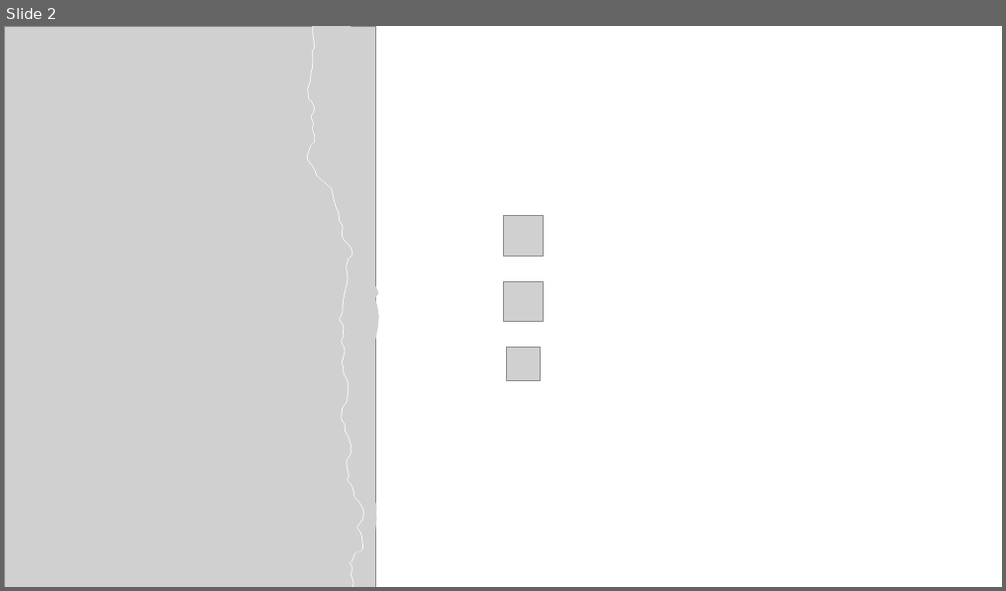
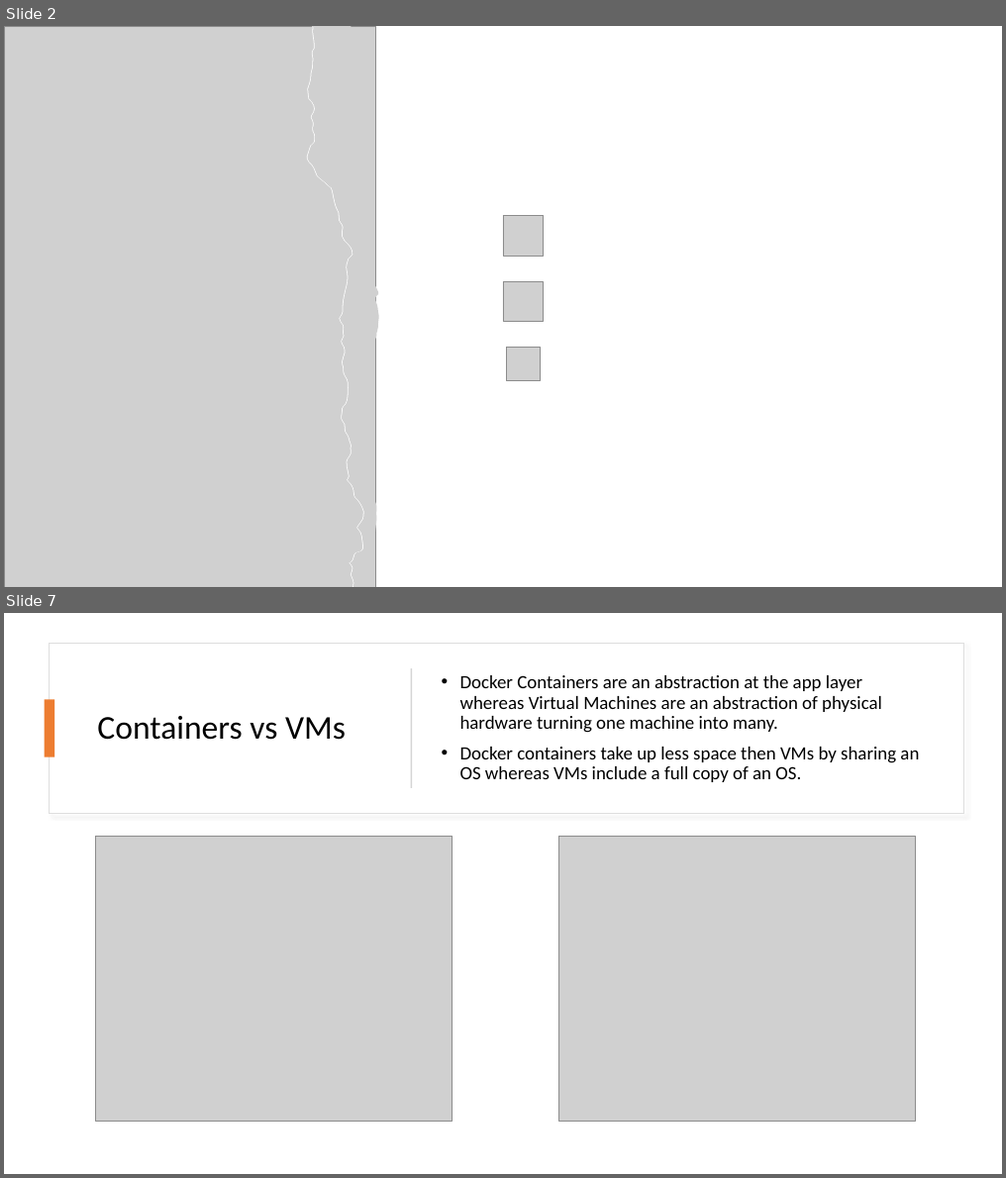
Before and after one commit to dvdmrk/DockerPresentation, a slide deck: Slides/DockerPresentation.pptx. Shown one above the other, each under a label of ours: slide 2 before the commit, slides 2 and 7 after it; the slides between them are not shown. The pictures are 1006x591 and 1006x1178 pixels, drawn with LibreOffice and Linux fonts; fonts in the diff are those of the drawing; grey boxes stand for pictures. Boxes give left, top, right and bottom in pixels: in the first picture for what was removed or moved away, otherwise in the second. Text is boxed around its words. In the diff, an @@ line names an element or a change of style, - is before the commit and + after.

```diff
--- a/Slides/DockerPresentation.pptx
+++ b/Slides/DockerPresentation.pptx
@@ slide 7 added at [4, 613, 1002, 1174], background #FFFFFF @@
@@ rectangle added at [50, 643, 963, 814], fill #FFFFFF, outline #DEDEDE 1 pt @@
@@ rectangle added at [411, 668, 412, 788], fill #D5D5D5 @@
@@ rectangle added at [45, 700, 54, 758], fill #ED7D31 @@
@@ text added at [460, 675, 919, 782], 18 pt, text #000000 @@
+• Docker Containers are an abstraction at the app layer whereas Virtual Machines are an abstraction of physical hardware turning one machine into many.
+• Docker containers take up less space then VMs by sharing an OS whereas VMs include a full copy of an OS.
@@ title added at [97, 716, 346, 740], 32 pt, text #000000 @@
+Containers vs VMs
@@ picture added at [96, 836, 452, 1121] @@
@@ picture added at [559, 836, 916, 1121] @@
```
Also in this commit, not shown: 1 slide changed, 5 other slides added, 7 slides removed, 2 other files.
